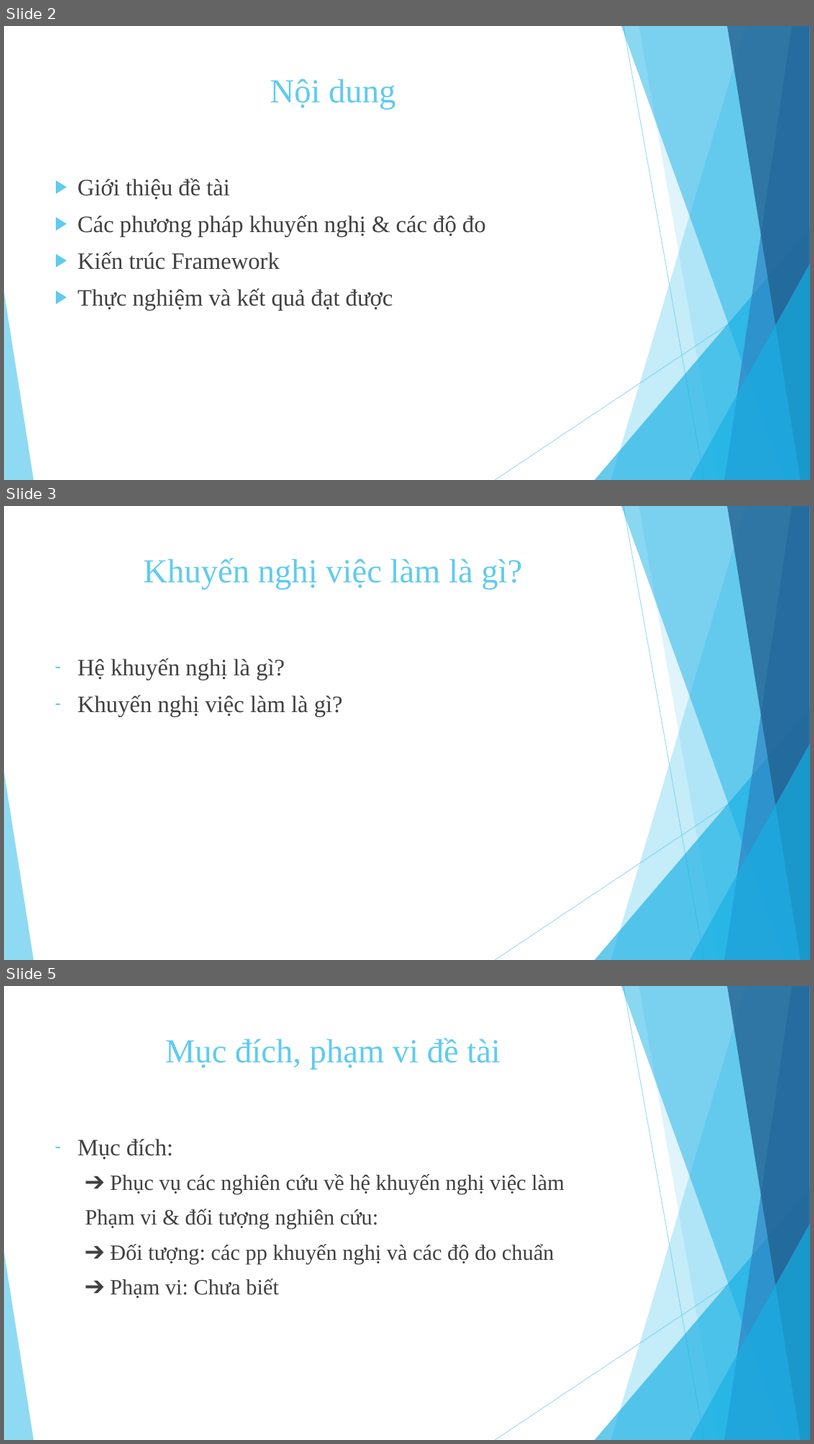
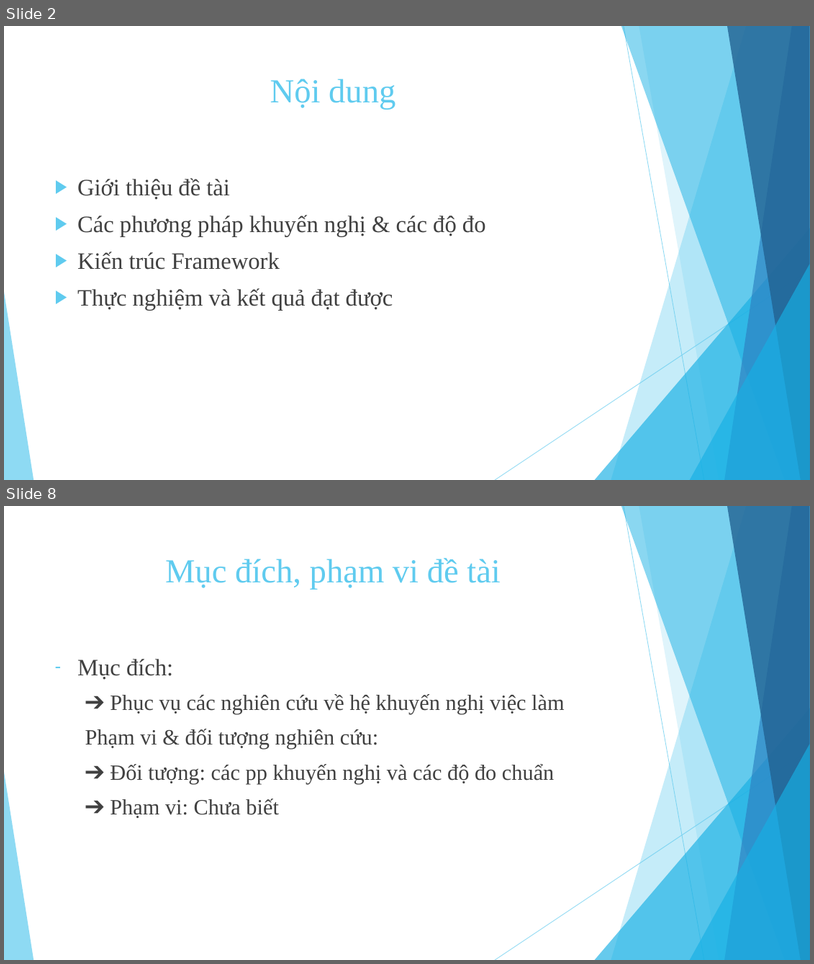
Before and after one commit to tuyennta/JobRecSys, a slide deck: Documents/Báo cáo/Bao cao KLTN.pptx. Shown one above the other, each under a label of ours: slides 2, 3 and 5 before the commit, slides 2 and 8 after it; the slides between them are not shown. The pictures are 814x1444 and 814x964 pixels, drawn with LibreOffice and Linux fonts; fonts in the diff are those of the drawing. Boxes give left, top, right and bottom in pixels: in the first picture for what was removed or moved away, otherwise in the second. Text is boxed around its words. In the diff, an @@ line names an element or a change of style, - is before the commit and + after.

```diff
--- a/Documents/Báo cáo/Bao cao KLTN.pptx
+++ b/Documents/Báo cáo/Bao cao KLTN.pptx
@@ slide 3 removed at (x1=4, y1=506, x2=810, y2=960), background #FFFFFF; not listed: 10 template elements that a slide beside it also shows @@
@@ title removed at (x1=144, y1=558, x2=522, y2=590) @@
-Khuyến nghị việc làm là gì?
@@ text removed at (x1=77, y1=658, x2=343, y2=716) @@
-– Hệ khuyến nghị là gì?
-– Khuyến nghị việc làm là gì?
@@ what was slide 5 is now slide 8 @@
```
Also in this commit, not shown: 4 slides changed, 4 slides added.
